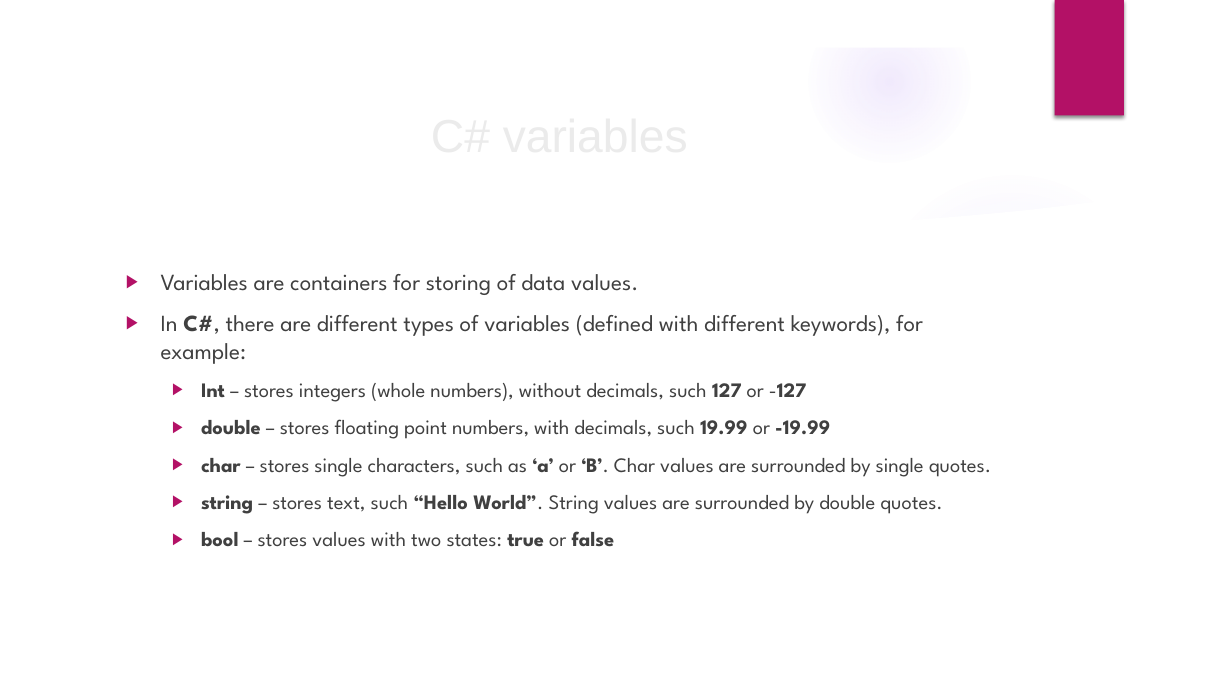
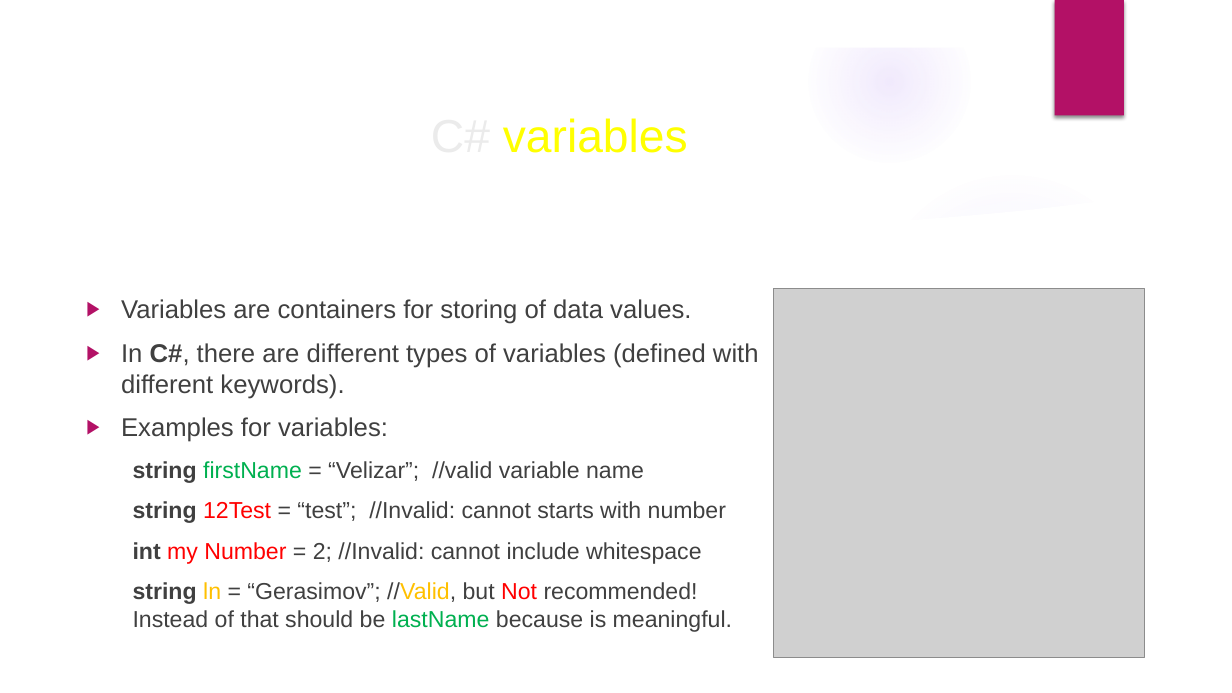
Before and after one commit to velizar92/CSharp-Programming-Presentations, a slide deck: slide 12 of C# Basics.pptx (slide 13 before the commit). Drawn at 1232x693 pixels with LibreOffice and Linux fonts; fonts in the diff are those of the drawing; grey boxes stand for pictures; background and template pictures are left out. Boxes give left, top, right and bottom in pixels: in the first picture for what was removed or moved away, otherwise in the second. Text is boxed around its words. In the diff, an @@ line names an element or a change of style, - is before the commit and + after.

```diff
--- a/C# Basics.pptx
+++ b/C# Basics.pptx
@@ title "C# variables" at [503,118,688,153]: text colour #EBEBEB to #FFFF00 in "variables" @@
@@ text "Variables are containers for storing ...": place and size @@
-text "Variables are containers for storing ..." at [161,274,991,547]
+text "Variables are containers for storing ..." at [121,299,759,632]
@@ text at [121,299,691,324]: size 18 to 20 pt, font League Spartan to Arial in "Variables are containers for storing of data ..." @@
@@ picture added at [774,288,1144,657] @@
@@ text at [121,343,759,632]: text changed; size 16 to 18 pt; font League Spartan to Arial @@
-▶ In C#, there are different types of variables (defined with different keywords), for example:
-  ▶ Int – stores integers (whole numbers), without decimals, such 127 or -127
-  ▶ double – stores floating point numbers, with decimals, such 19.99 or -19.99
-  ▶ char – stores single characters, such as ‘a’ or ‘B’. Char values are surrounded by single quotes.
-  ▶ string – stores text, such “Hello World”. String values are surrounded by double quotes.
-  ▶ bool – stores values with two states: true or false
+▶ In C#, there are different types of variables (defined with different keywords).
+▶ Examples for variables:
+  string firstName = “Velizar”; //valid variable name
+  string 12Test = “test”; //Invalid: cannot starts with number
+  int my Number = 2; //Invalid: cannot include whitespace
+  string ln = “Gerasimov”; //Valid, but Not recommended! Instead of that should be lastName because is meaningful.
```
Also in this commit, not shown: 5 other slides changed, 6 slides added, 1 slide removed.
